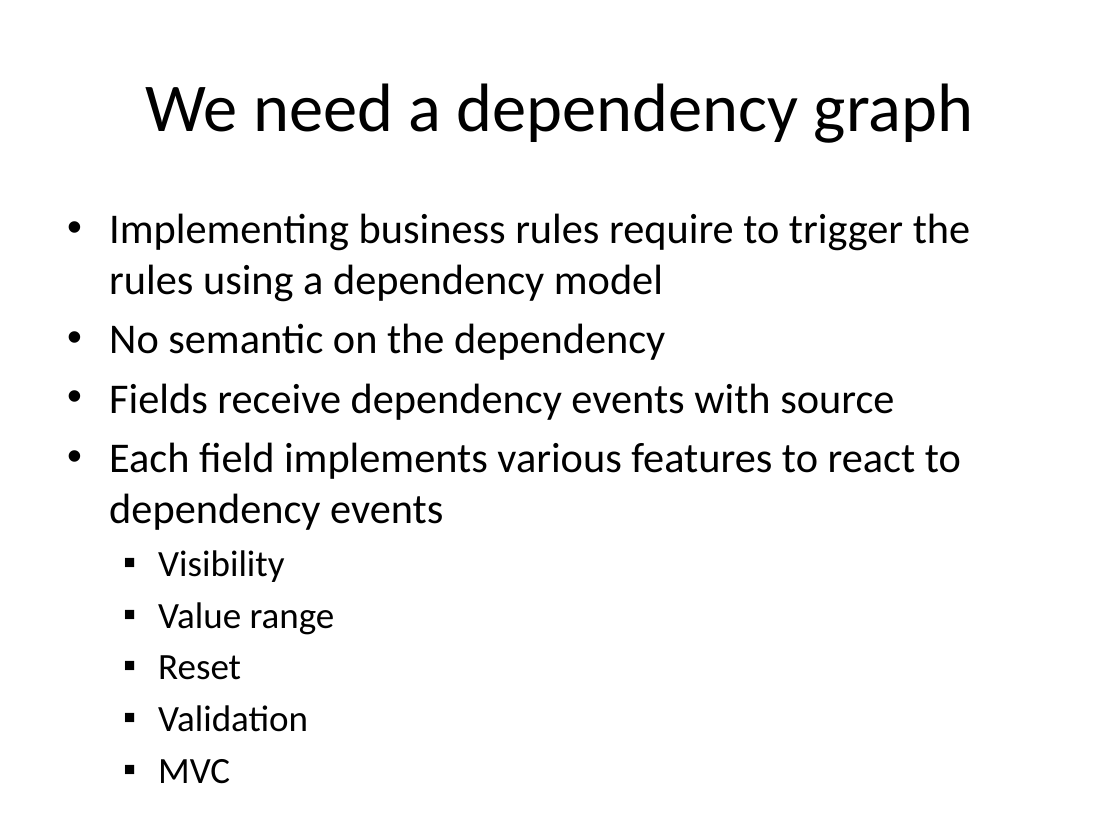
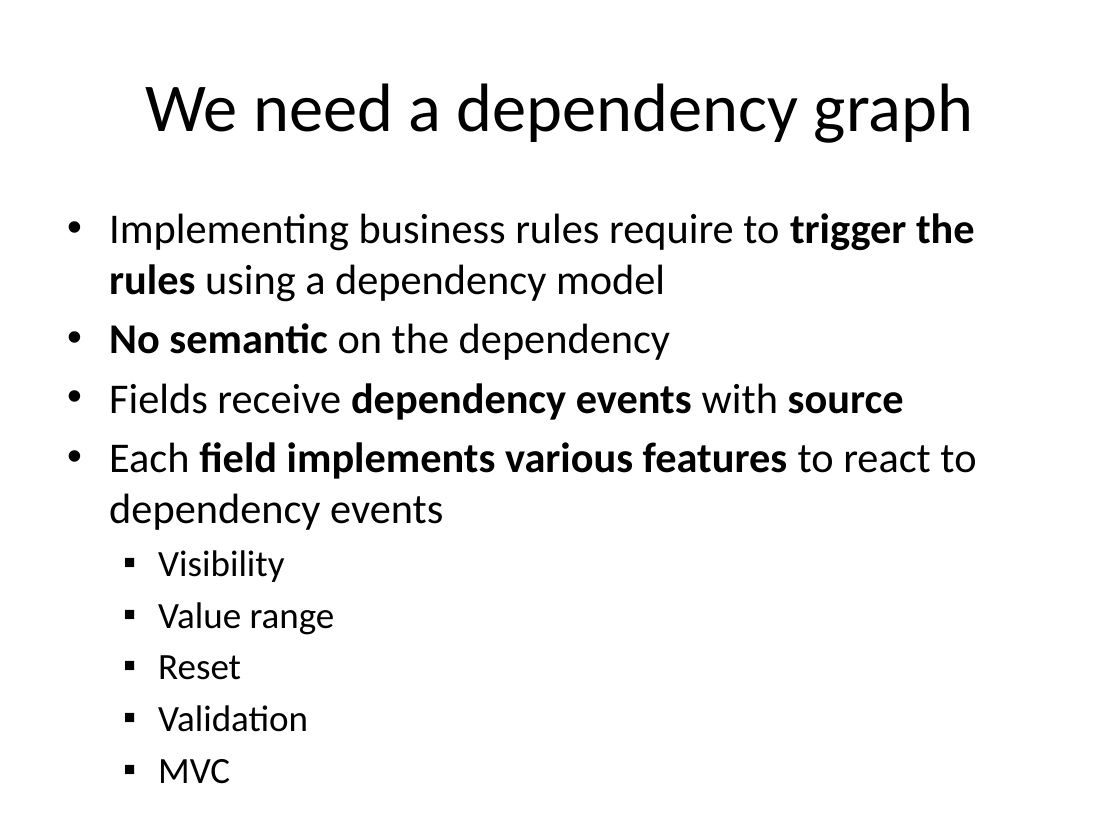
Before and after one commit to lesfurets/mdl4ui, a slide deck: slide 22 of mdl4ui-docs/mdl4ui_cg2013.pptx. Drawn at 1120x840 pixels with LibreOffice and Linux fonts; fonts in the diff are those of the drawing. Boxes give left, top, right and bottom in pixels: in the first picture for what was removed or moved away, otherwise in the second. Text is boxed around its words. In the diff, an @@ line names an element or a change of style, - is before the commit and + after.

Commit message:
added features API slides

```diff
--- a/mdl4ui-docs/mdl4ui_cg2013.pptx
+++ b/mdl4ui-docs/mdl4ui_cg2013.pptx
@@ text at <box>109,213,976,530</box>: bold on in "trigger the rules", "No semantic", "dependency events source", "field implements various features" @@
```
Also in this commit, not shown: 5 other slides changed, 9 slides added, 1 slide removed.
